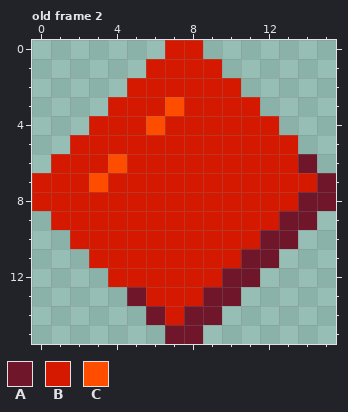
Pixel-art file, stored at assets/cards/interactions/all_suits.aseprite. Above is the file before it was changed.
16x16 pixels, 19 frames. Shown: old frame 2. The commit also changed other frames, which this record leaves out.
Palette (. is transparent): A #70162b  B #d41900  C #ff4d00
Pixels before, old frame 2, first column x 0:
 0 .......BB.......
 1 ......BBBB......
 2 .....BBBBBB.....
 3 ....BBBCBBBB....
 4 ...BBBCBBBBBB...
 5 ..BBBBBBBBBBBB..
 6 .BBBCBBBBBBBBBA.
 7 BBBCBBBBBBBBBBBA
 8 BBBBBBBBBBBBBBAA
 9 .BBBBBBBBBBBBAA.
10 ..BBBBBBBBBBAA..
11 ...BBBBBBBBAA...
12 ....BBBBBBAA....
13 .....ABBBAA.....
14 ......ABAA......
15 .......AA.......
The result:
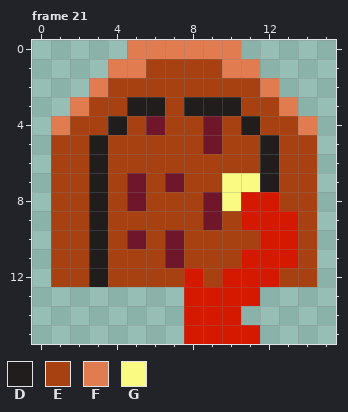
Colours new in this view: D #211d1d  E #a84111  F #e17b50  G #fafa82
A new or re-ordered frame is compared with the old frame closest to it.
From old to new:
frames 19 -> 22
Changed rows in their new state; - is an unchanged pixel.
Frame 21 is new; against old frame 2:
first column x 0:
 0 -----FFFFFF-----
 1 ----FFEEEEFF----
 2 ---FEEEEEEEEF---
 3 --FEEDDEDDDEEF--
 4 -FEEDEAEEAEDEEF-
 5 -EEDEEEEEAEEDEE-
 6 -EEDEEEEEEEEDEE-
 7 .EEDEAEAEEGGDEE.
 8 .EEDEAEEEAG--EE.
 9 -EEDEEEEEAE--BE-
10 -EEDEAEAEEEEBBE-
11 -EEDEEEAEEEBBBE-
12 -EEDEEEE-EBBBEE-
13 -----...-BBB----
14 ------..BBB-----
15 -------.BBBB----
Changed places in both pictures, as pixel boxes (x1, y1, x2, y2):
changed: (32, 40, 336, 344)
